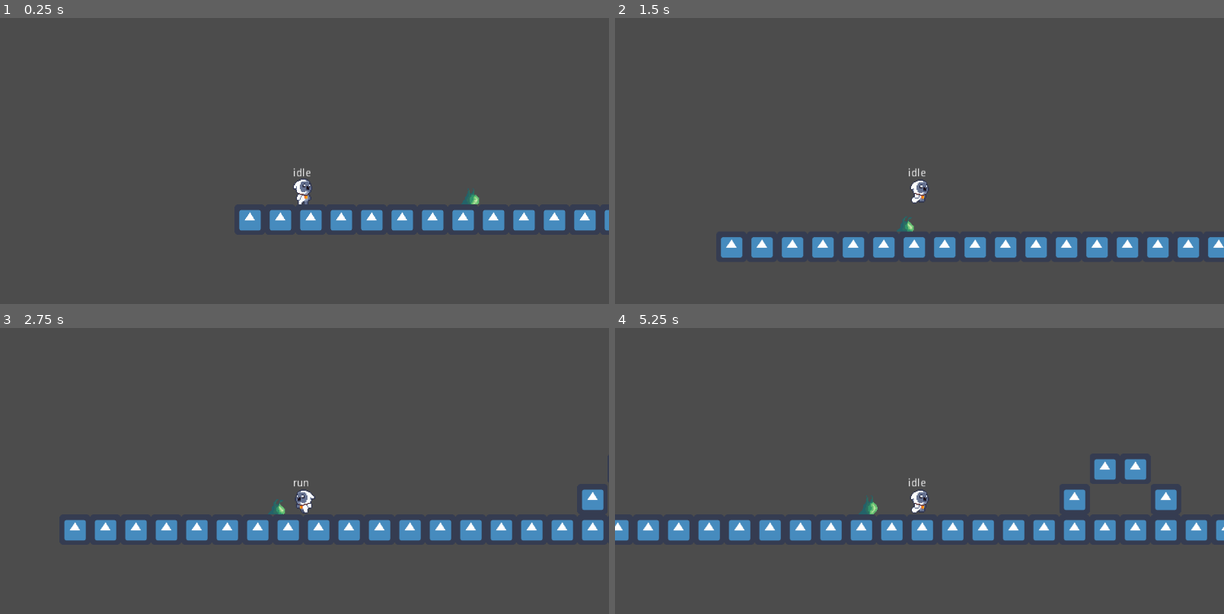
Above: before the commit, frames 1-4 (two rows, left to right).
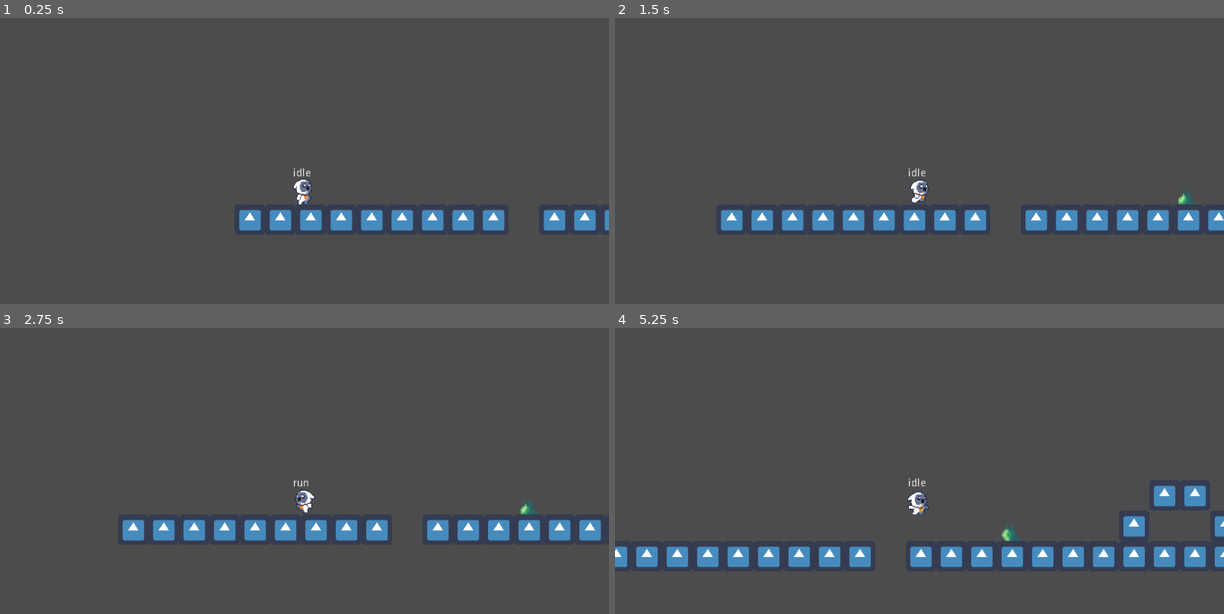
Above: after the commit, the same moments.

Repository: tnp2004/Game2D-ComputerProject
Game: Godot game, scene res://Stages/World.tscn
Same seed, same stepped clock (60 frames per second), same inputs: the game is played once before the commit and once after it. The engine's default icon, where the game draws it, is replaced by a stand-in: a white triangle on a blue panel in a dark square.
Inputs (mouse positions are in pixels of both pictures, inside the frame that each line leads up to):
- Up to frame 1 (0.25 s): no input
- Up to frame 2 (1.5 s): move the mouse to (1053, 172) at 0.52 s; hold Right (ui_right) from 0.53 s (still down); click (1053, 172) at 0.6 s; tap Up (ui_up) at 0.77 s; move the mouse to (797, 206) at 1.27 s; click (797, 206) at 1.35 s
- Up to frame 3 (2.75 s): tap Up (ui_up) at 1.52 s; move the mouse to (365, 425) at 2.02 s; release Right (ui_right) at 2.03 s; hold Left (ui_left) from 2.03 s (still down); click (365, 425) at 2.1 s
- Up to frame 4 (5.25 s): move the mouse to (889, 568) at 2.77 s; release Left (ui_left) at 2.78 s; hold Right (ui_right) 2.78-4.28 s; click (889, 568) at 2.85 s; tap Up (ui_up) at 3.02, 3.77, 4.52 s; move the mouse to (1102, 551) at 3.52 s; click (1102, 551) at 3.6 s; move the mouse to (736, 448) at 4.27 s; hold Left (ui_left) 4.28-5.03 s; click (736, 448) at 4.35 s; move the mouse to (949, 499) at 5.02 s; hold Right (ui_right) from 5.03 s (still down); click (949, 499) at 5.1 s

The runs differ from the first frame. In frame 1, 0.4% of the frame differs, in the area x 75-88%, y 59-75%; in frame 2, 8.6%; in frame 3, 2.7%; in frame 4, 12%, in the area x 0-100%, y 45-84%.

Commit message:
Slime Intelligent Update
- walk around
- turn around
- chase player
- sprite flip to right way

Diff:
--- a/Enemies/Slime.gd
+++ b/Enemies/Slime.gd
@@ -27,13 +27,25 @@
 
 		indicator.label.text = str(damage + buff_damage)
 
-# chase player
+# enemy intelligent
 var isChase = false
+var direction = 1
+var is_turn_around_cooldown = false
 
 func get_player_node():
 	for i in get_tree().current_scene.get_children():
 		if i.is_in_group("player"):
 			return i # player node
+
+func isFlip():
+	if velocity.x < 0:
+		$AnimatedSprite.flip_h = true
+		$Grounddetecter.position.x = - 36
+		$Walldetecter.cast_to.x = - 50
+	elif velocity.x > 0:
+		$AnimatedSprite.flip_h = false
+		$Grounddetecter.position.x = 36
+		$Walldetecter.cast_to.x = 50
 
 func chase_player():
 	var to_player = (get_player_node().position - position).normalized()
@@ -42,6 +54,20 @@
 
 func _physics_process(delta):
 	velocity.y += GRAVITY * delta
+	walk_around()
+	isFlip()
+
+func walk_around():
+	if !isChase:
+		velocity.x = SPEED * FRICTION * direction
+		velocity = move_and_slide(velocity, Vector2.UP)
+
+func turn_around():
+	if $Walldetecter.is_colliding() and !is_turn_around_cooldown or !$Grounddetecter.is_colliding() and !is_turn_around_cooldown:
+		is_turn_around_cooldown = true
+		$turn_around_timer.start()
+		isChase = false
+		direction = -direction
 
 func _on_Detectplayer_body_entered(body):
 	if body.is_in_group("player"):
@@ -50,3 +76,6 @@
 func _on_Detectplayer_body_exited(body):
 	if body.is_in_group("player"):
 		isChase = false
+
+func _on_turn_around_timer_timeout():
+	is_turn_around_cooldown = false
--- a/Enemies/Slime.tscn
+++ b/Enemies/Slime.tscn
@@ -366,9 +366,17 @@
 shape = SubResource( 3 )
 
 [node name="Grounddetecter" type="RayCast2D" parent="."]
-position = Vector2( 43, 0 )
+position = Vector2( 36, 0 )
 enabled = true
 cast_to = Vector2( 0, 40 )
 
+[node name="Walldetecter" type="RayCast2D" parent="."]
+enabled = true
+cast_to = Vector2( 50, 0 )
+
+[node name="turn_around_timer" type="Timer" parent="."]
+one_shot = true
+
 [connection signal="body_entered" from="Detectplayer" to="." method="_on_Detectplayer_body_entered"]
 [connection signal="body_exited" from="Detectplayer" to="." method="_on_Detectplayer_body_exited"]
+[connection signal="timeout" from="turn_around_timer" to="." method="_on_turn_around_timer_timeout"]
--- a/Enemies/Slime_FSM.gd
+++ b/Enemies/Slime_FSM.gd
@@ -11,7 +11,9 @@
 	set_state(states.run)
 
 func _state_logic(_delta: float) -> void:
-	parent.chase_player()
+	if parent.isChase:
+		parent.chase_player()
+	parent.turn_around()
 
 func _get_transition() -> int:
 	match state:
--- a/Stages/World.tscn
+++ b/Stages/World.tscn
@@ -40,7 +40,7 @@
 [node name="TileMap" type="TileMap" parent="."]
 tile_set = SubResource( 2 )
 format = 1
-tile_data = PoolIntArray( -131066, 0, 0, -131065, 0, 0, -655 …(105 unchanged characters)… 30, 0, 0, 65531, 0, 0, 65532, 0, 0, 65533, 0, 0, 65534, 0, 0, 65535, 0, 0, 0, 0, 0, 1, 0, 0,  …(172 unchanged characters)…
+tile_data = PoolIntArray( -131066, 0, 0, -131065, 0, 0, -655 …(105 unchanged characters)… 30, 0, 0, 65531, 0, 0, 65532, 0, 0, 65534, 0, 0, 65535, 0, 0, 0, 0, 0, 1, 0, 0,  …(172 unchanged characters)…
 
 [node name="Slime" parent="." instance=ExtResource( 3 )]
-position = Vector2( -247, -27 )
+position = Vector2( 180, -28 )
